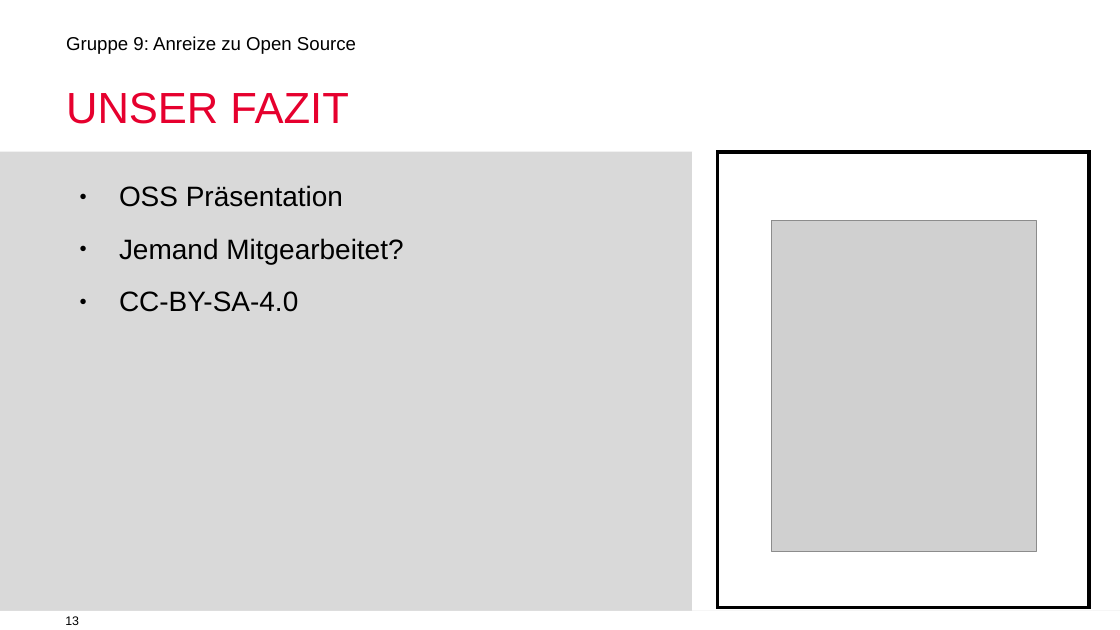
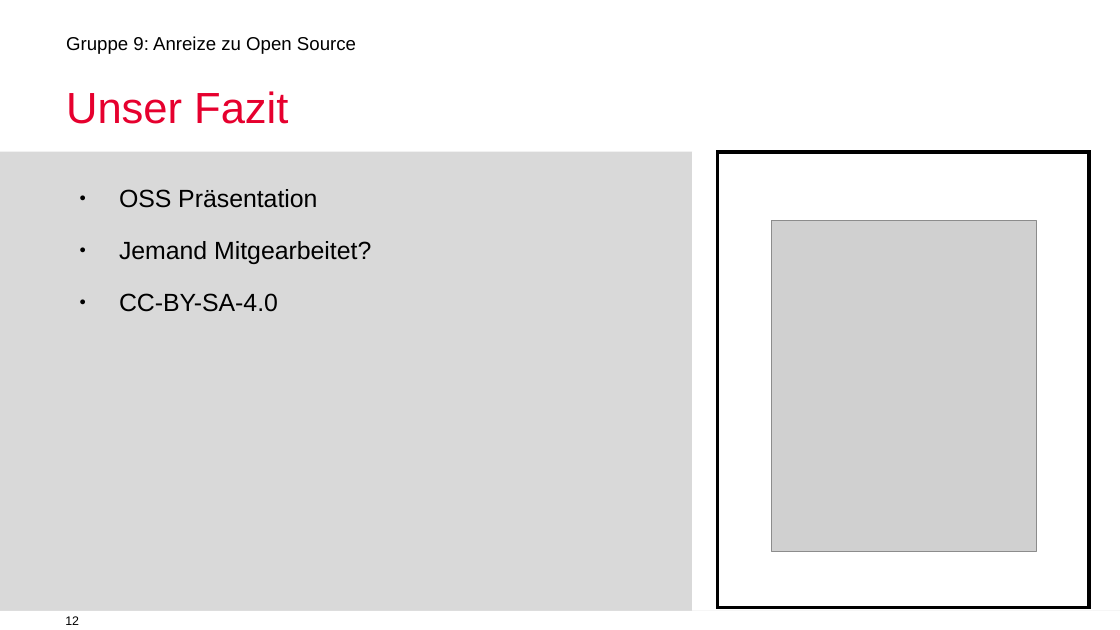
Before and after one commit to mauriziopiu/anreize_zu_open_source, a slide deck: slide 12 of OSS_Prasentation_open.odp (slide 13 before the commit). Drawn at 1120x630 pixels with LibreOffice and Linux fonts; fonts in the diff are those of the drawing; grey boxes stand for pictures; background and template pictures are left out. Boxes give left, top, right and bottom in pixels: in the first picture for what was removed or moved away, otherwise in the second. Text is boxed around its words. In the diff, an @@ line names an element or a change of style, - is before the commit and + after.

```diff
--- a/OSS_Prasentation_open.odp
+++ b/OSS_Prasentation_open.odp
@@ text at [66,91,288,124]: text changed @@
-UNSER FAZIT
+Unser Fazit
@@ text "OSS Präsentation" at [119,189,371,312]: size 18 to 16 pt; line spacing 0.9 to 1 @@
```
Also in this commit, not shown: 12 other slides changed, 1 slide added, 1 slide removed.
